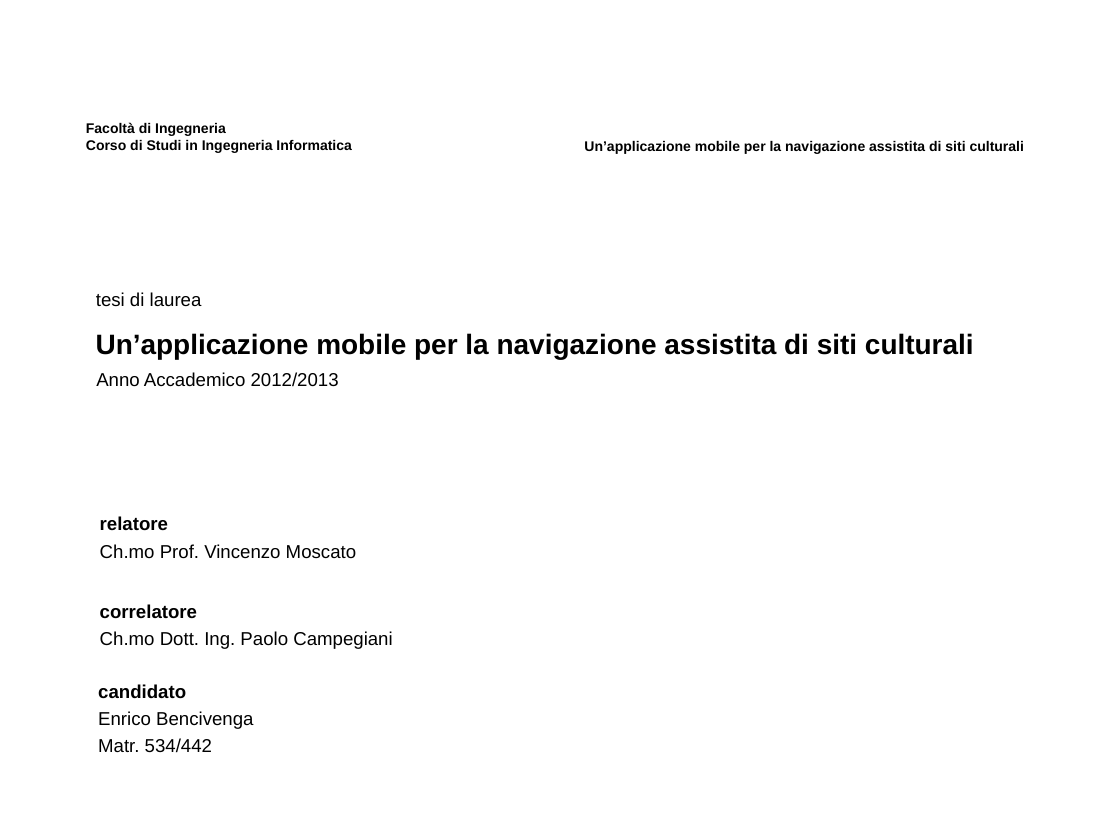
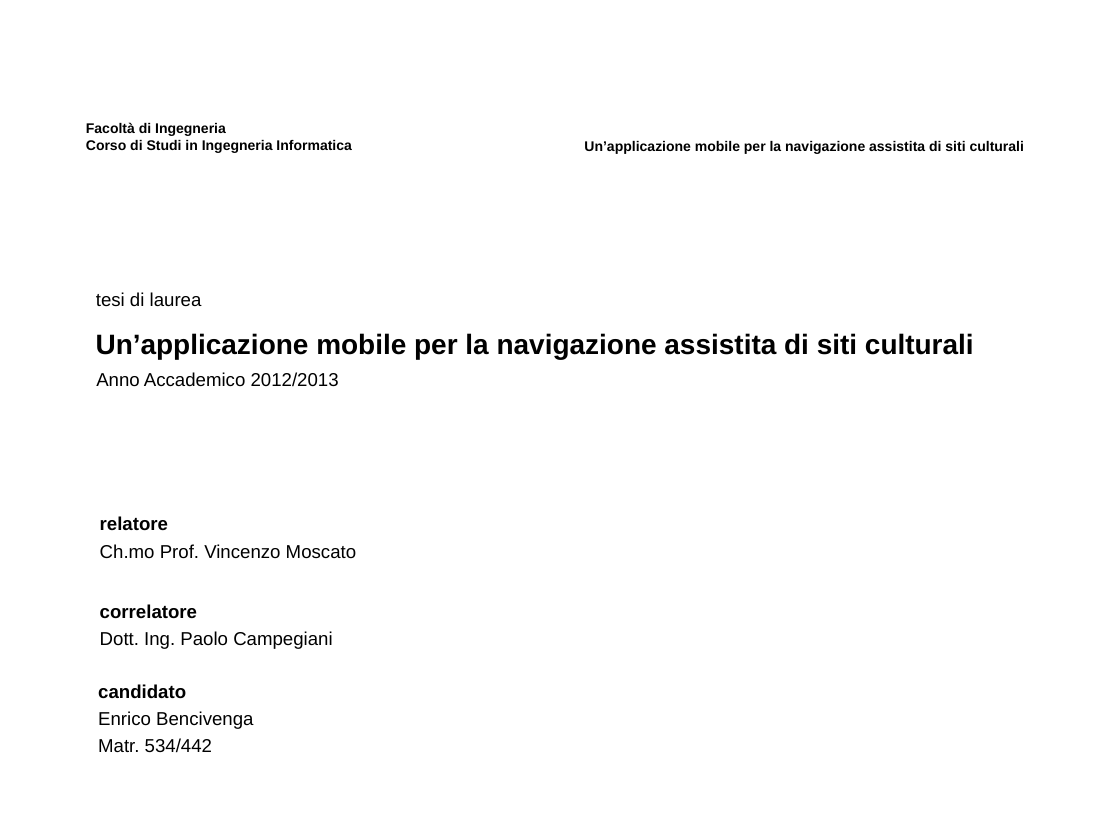
Before and after one commit to alanshearer/newthesis, a slide deck: slide 1 of slides/slidestesi.ppt. Drawn at 1120x840 pixels with LibreOffice and Linux fonts; fonts in the diff are those of the drawing; background and template pictures are left out. Boxes give left, top, right and bottom in pixels: in the first picture for what was removed or moved away, otherwise in the second. Text is boxed around its words. In the diff, an @@ line names an element or a change of style, - is before the commit and + after.

```diff
--- a/slides/slidestesi.ppt
+++ b/slides/slidestesi.ppt
@@ text at (x1=100, y1=631, x2=332, y2=649): text changed @@
-Ch.mo Dott. Ing. Paolo Campegiani
+Dott. Ing. Paolo Campegiani
```
Also in this commit, not shown: 8 other slides changed, 17 other files.
